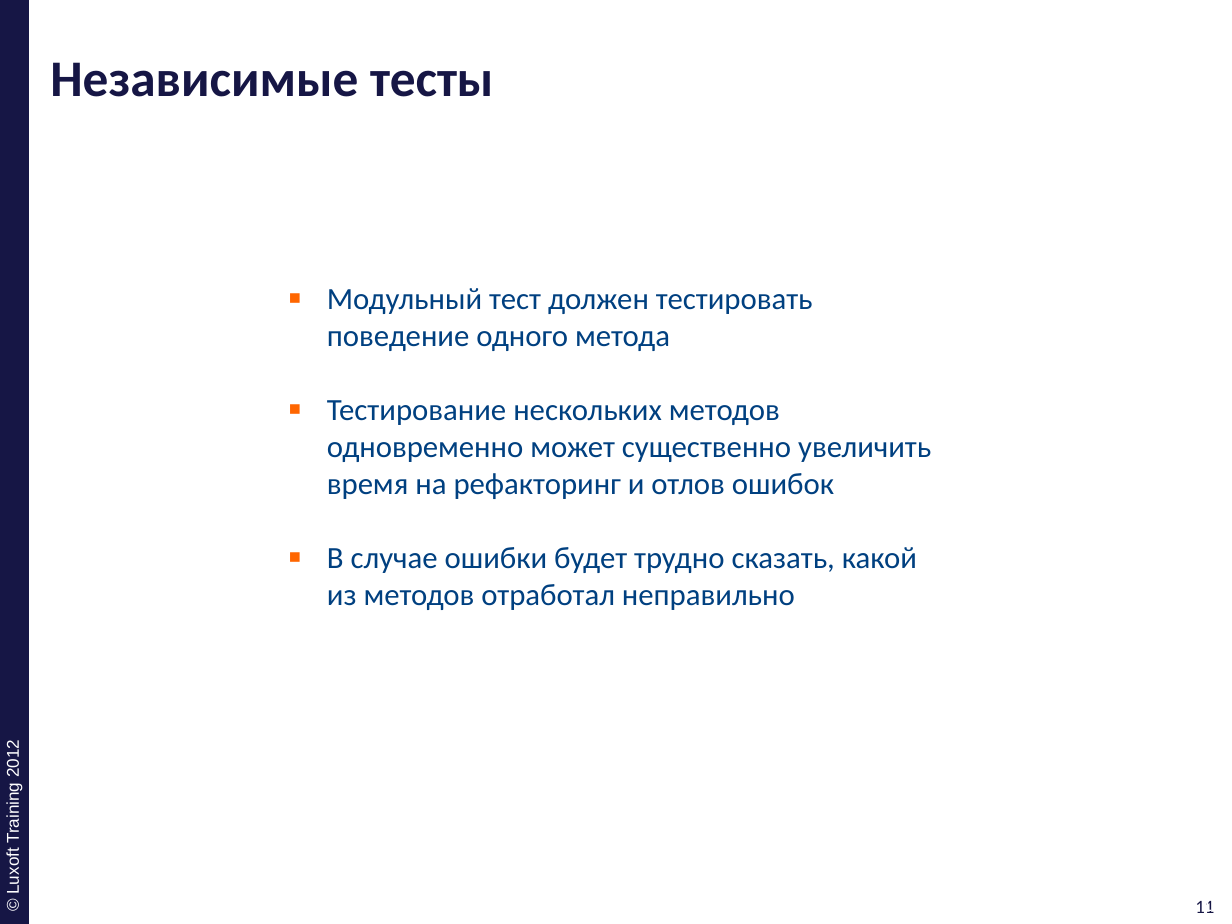
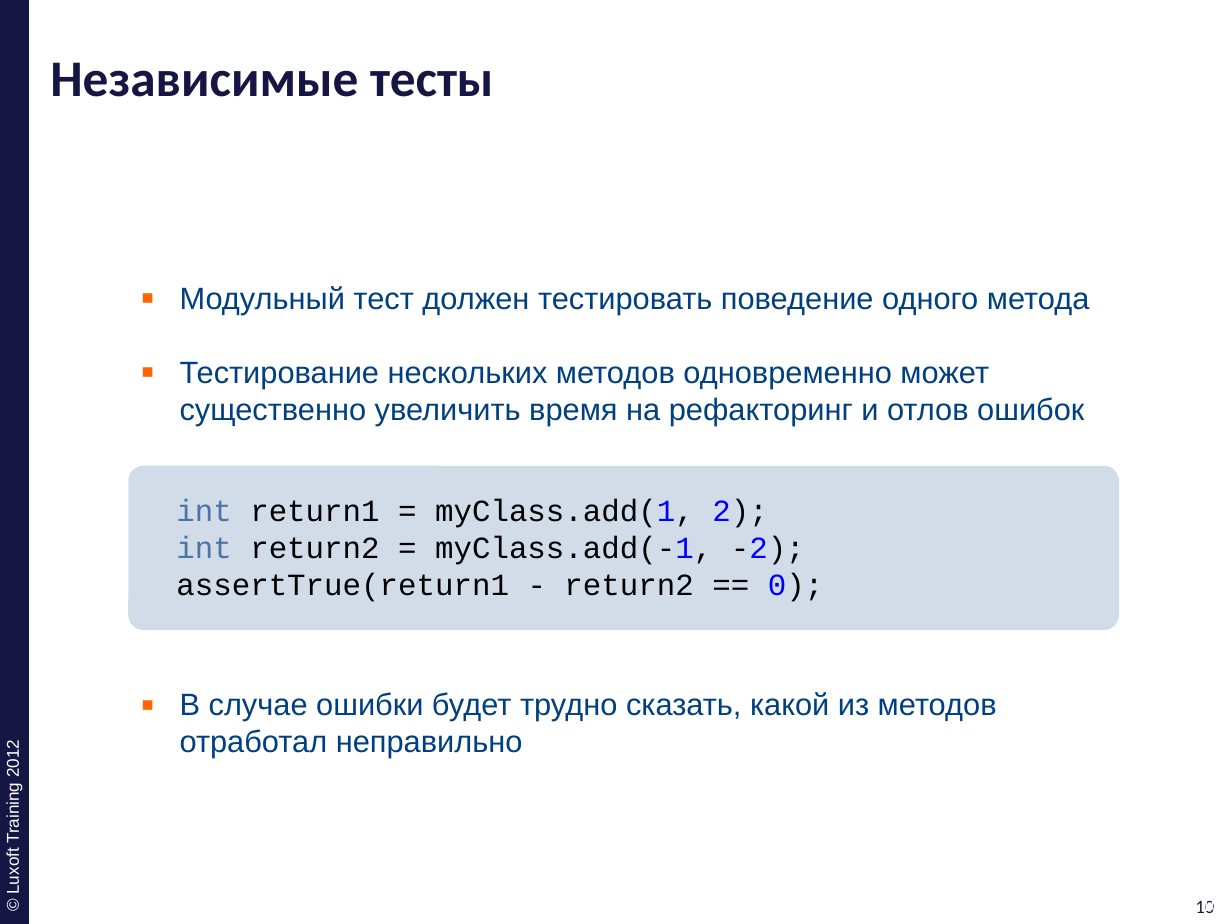
Before and after one commit to ivan-dyachenko/Trainings, a slide deck: slide 10 of Test Driven Development/materials/pptx/11. TDD-Best-Practice.pptx (slide 11 before the commit). Drawn at 1232x924 pixels with LibreOffice and Linux fonts; fonts in the diff are those of the drawing; background and template pictures are left out. Boxes give left, top, right and bottom in pixels: in the first picture for what was removed or moved away, otherwise in the second. Text is boxed around its words. In the diff, an @@ line names an element or a change of style, - is before the commit and + after.

```diff
--- a/Test Driven Development/materials/pptx/11. TDD-Best-Practice.pptx
+++ b/Test Driven Development/materials/pptx/11. TDD-Best-Practice.pptx
@@ text "Модульный тест должен тестировать поведение ...": place and size @@
-text "Модульный тест должен тестировать поведение ..." at [327,288,931,610]
+text "Модульный тест должен тестировать поведение ..." at [180,286,1090,758]
@@ text "Модульный тест должен тестировать поведение ..." at [180,286,1090,758]: font Calibri to Arial @@
@@ rounded rectangle added at [128,466,1119,630], fill #004080 at 18% opacity @@
@@ text added at [176,499,823,602], 18 pt, text #000000 @@
+int return1 = myClass.add(1, 2);
+int return2 = myClass.add(-1, -2);
+assertTrue(return1 - return2 == 0);
@@ page number at [1195,900,1214,913]: text changed @@
-11
+10
@@ page number at [1201,900,1220,913]: text changed @@
-11
+10
```
Also in this commit, not shown: 15 other slides changed, 1 slide removed.
